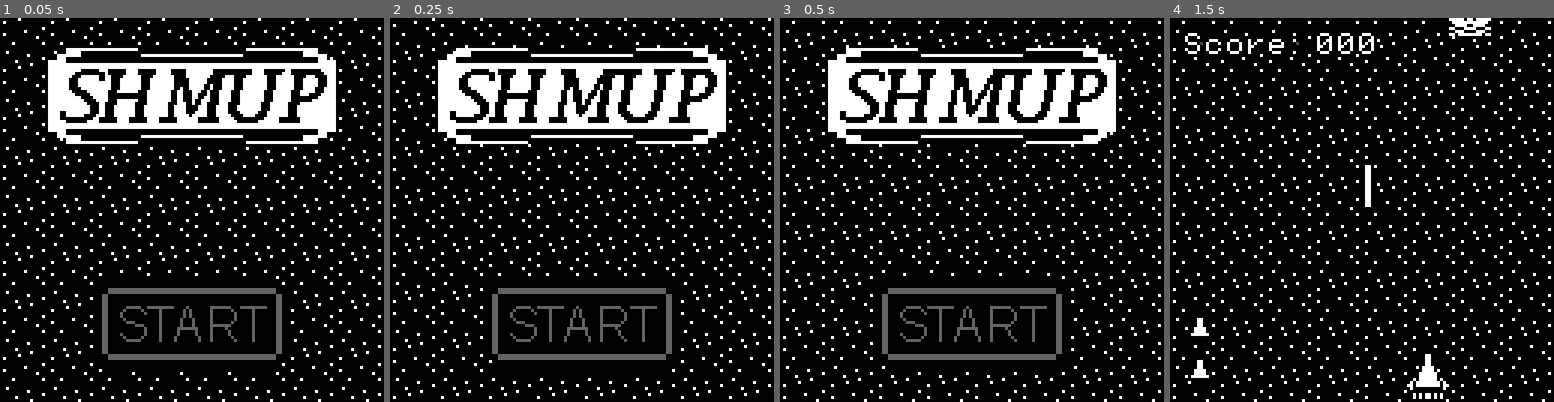
Above: before the commit, frames 1-4 (left to right).
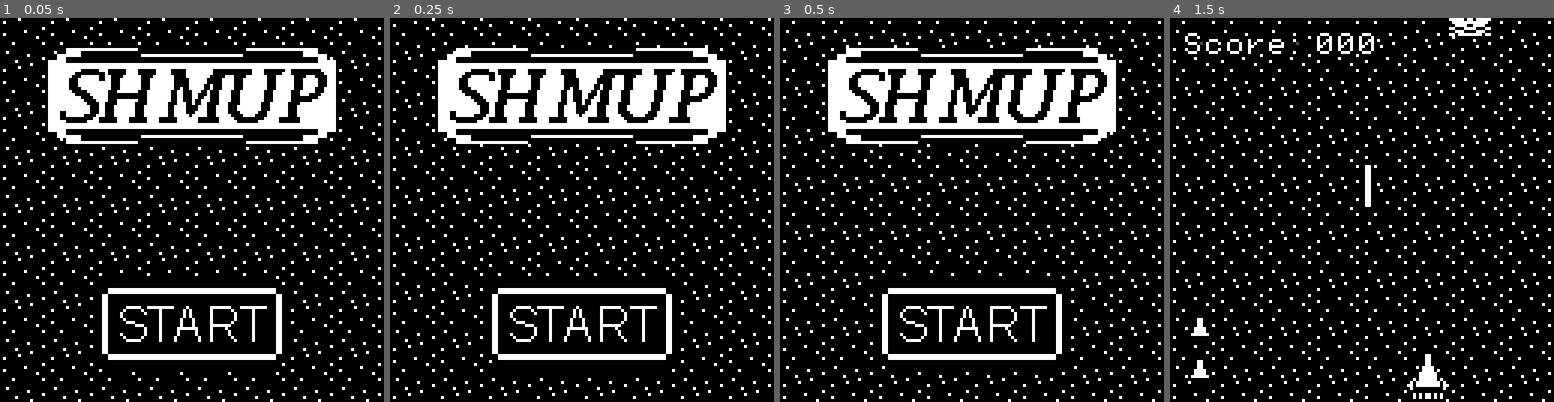
Above: after the commit, the same moments.

Repository: j-kry/shmup
Game: Godot game, scene res://scenes/main_menu/main_menu.tscn
Same seed, same stepped clock (60 frames per second), same inputs: the game is played once before the commit and once after it.
Inputs (mouse positions are in pixels of both pictures, inside the frame that each line leads up to):
- Up to frame 1 (0.05 s): no input
- Up to frame 2 (0.25 s): no input
- Up to frame 3 (0.5 s): no input
- Up to frame 4 (1.5 s): click (1362, 325) at 0.5 s; tap Enter at 1.25 s; hold D (move_right) from 1.28 s (still down); hold Space (fire) from 1.28 s (still down)

The runs differ from the first frame. In frame 1, 2.6% of the frame differs, in the area x 26-74%, y 70-90%; in frame 2, 2.6%; in frame 3, 2.6%; in frame 4, nothing differs.

Commit message:
start button focus on key press

Diff:
--- a/scenes/main_menu/main_menu.gd
+++ b/scenes/main_menu/main_menu.gd
@@ -1,8 +1,9 @@
 extends Control
 
-
-func _ready() -> void:
-	$MarginContainer/VBoxContainer/StartButton.grab_focus()
+func _unhandled_input(event: InputEvent) -> void:
+	if event is InputEventKey:
+		if event.pressed:
+			$MarginContainer/VBoxContainer/StartButton.grab_focus()
 
 
 func _on_start_button_pressed() -> void:
